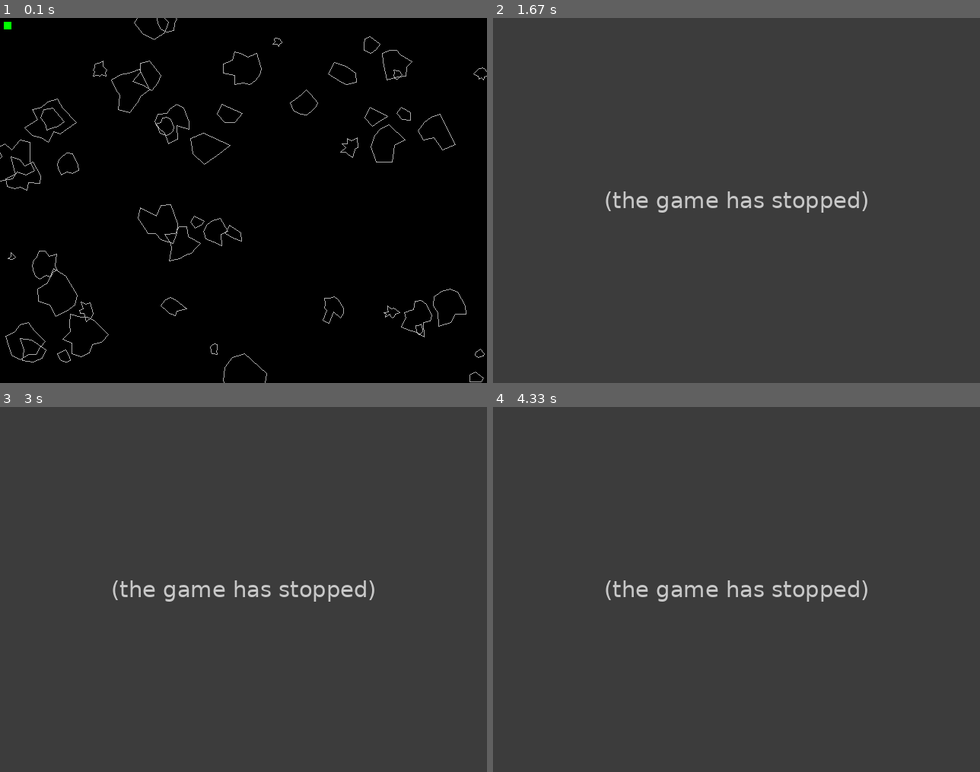
Above: before the commit, frames 1-4 (two rows, left to right).
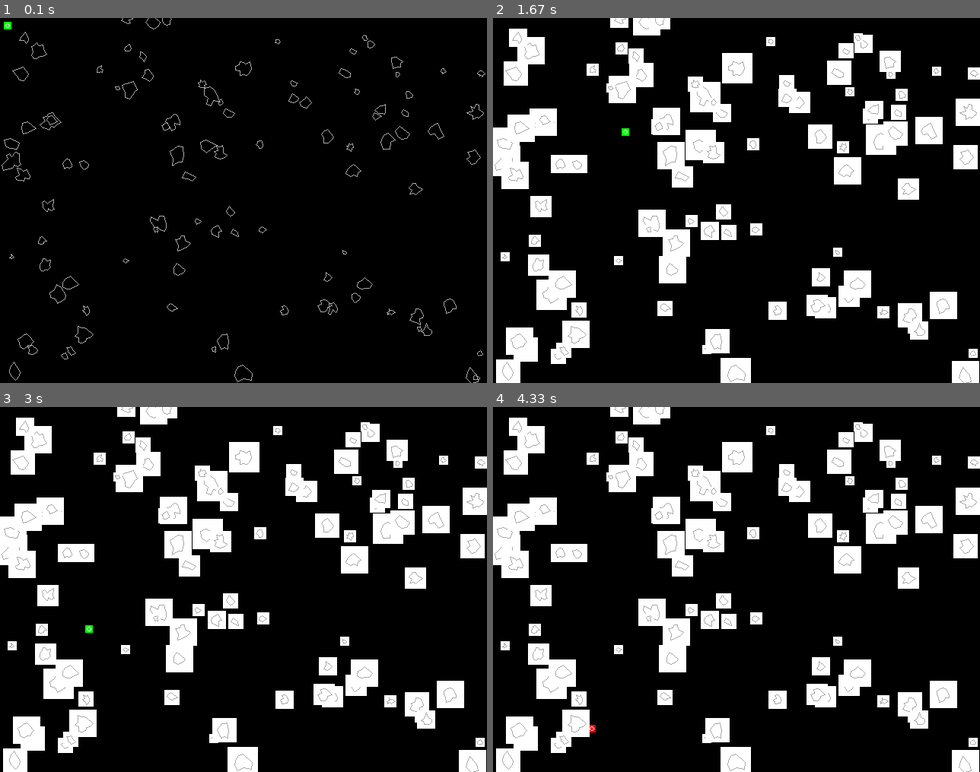
Above: after the commit, the same moments.

Repository: ilvrak/asteroid-blaster
Game: pygame game, started from test_asteroids_oop.py
The game is run twice, just before and just after one commit, with the same random seed, the same clock (stepped at 60 frames per second) and the same inputs.
Inputs (mouse positions are in pixels of both pictures, inside the frame that each line leads up to):
- Up to frame 1 (0.1 s): no input
- Up to frame 2 (1.67 s): tap M at 0.33 s; click (785, 280) at 0.72 s; click (916, 328) at 1.05 s; click (619, 127) at 1.38 s
- Up to frame 3 (3 s): click (243, 633) at 1.72 s; click (175, 512) at 2.05 s; click (413, 684) at 2.38 s; click (87, 626) at 2.72 s
- Up to frame 4 (4.33 s): click (595, 520) at 3.05 s; click (619, 655) at 3.38 s; click (911, 673) at 3.72 s; click (590, 724) at 4.05 s

The runs differ from the first frame. In frame 1, 2.7% of the frame differs, in the area x 0-100%, y 0-100%; in frame 2, 100%; in frame 3, 100%; in frame 4, 100%.
Error before the commit: AttributeError: 'Asteroid' object has no attribute 'mask_image' (test_asteroids_oop.py line 53); the game stopped at 0.35 s (later frames are placeholders)

Commit message:
updates updates

Diff:
--- a/test_asteroids_oop.py
+++ b/test_asteroids_oop.py
@@ -1,11 +1,14 @@
 import pygame as pg
 import random
 import math
+import sys
 
 
-class Asteroid:
+class Asteroid(pg.sprite.Sprite):
     def __init__(self, space, center, mu, sigma, radius, num_points):
+        super().__init__()
         self.space = space
+
         self.center = center
         self.x = center[0]
         self.y = center[1]
@@ -14,8 +17,15 @@
         self.radius = radius
         self.num_points = num_points
         self.points = self.generate_polygon()
-        self.rect = self.get_rect()
-        self.mask = self.get_mask()
+        self.rect = pg.Rect(self.x - self.radius, self.y - self.radius, self.radius * 2, self.radius * 2)
+
+        self.image = pg.Surface((self.radius * 2, self.radius * 2), pg.SRCALPHA)
+        self.image.fill('black')
+        pg.draw.polygon(self.image, 'white', self.points)  # проблема здесь, координаты не подходят для этой поверхности
+        self.image.set_colorkey('white')
+        # self.rect = self.image.get_rect()
+        self.mask = pg.mask.from_surface(self.image)
+        self.mask_image = self.mask.to_surface()
 
     def generate_polygon(self):
         def linspace(start, stop, num_steps):
@@ -33,15 +43,15 @@
             points.append([x, y])
         return points
 
-    def get_rect(self):
-        return pg.Rect(self.x - self.radius, self.y - self.radius, self.radius * 2, self.radius * 2)
+    # def get_rect(self):
+    #     return pg.Rect(self.x - self.radius, self.y - self.radius, self.radius * 2, self.radius * 2)
 
-    def get_mask(self):
-        mask_surface = pg.Surface((self.radius * 2, self.radius * 2), pg.SRCALPHA)
-        pg.draw.polygon(mask_surface, (255, 255, 255), self.points)
-        mask_surface.fill((255, 255, 255))
-        mask_surface.set_colorkey((255, 255, 255))
-        return pg.mask.from_surface(mask_surface)
+    # def get_mask(self):
+    #     mask_surface = pg.Surface((self.radius * 2, self.radius * 2), pg.SRCALPHA)
+    #     pg.draw.polygon(mask_surface, (255, 255, 255), self.points)
+    #     mask_surface.fill((255, 255, 255))
+    #     mask_surface.set_colorkey((255, 255, 255))
+    #     return pg.mask.from_surface(mask_surface)
 
     def update(self):
         pass
@@ -50,31 +60,30 @@
         if self.space.show_collide_rects:
             pg.draw.rect(self.space.game.screen, 'orchid4', self.rect, 1)
         if self.space.show_collide_masks:
-            self.space.game.screen.blit(self.mask_image, self.position)
+            self.space.game.screen.blit(self.mask_image, self.rect)
         if self.space.show_objects:
             pg.draw.polygon(self.space.game.screen, 'darkgray', self.points, 1)
 
+    def kill(self):
+        pass
 
-class Mouse:
+
+class Mouse(pg.sprite.Sprite):
     def __init__(self, space):
+        super().__init__()
         self.space = space
-        self.surface = pg.Surface((10, 10))
-        self.mask = pg.mask.from_surface(self.surface)
+        self.position = pg.mouse.get_pos()
+        self.image = pg.Surface((10, 10))
+        self.rect = self.image.get_rect()
         self.color = 'red'
-        self.position = pg.mouse.get_pos()
-        self.rect = self.get_rect()
-        self.mask_image = self.get_mask()
-
-    def get_rect(self):
-        return self.surface.get_rect(topleft=self.position)
-
-    def get_mask(self):
-        return self.mask.to_surface()
+        self.mask = pg.mask.from_surface(self.image)
+        self.mask_image = self.mask.to_surface()
 
     def update(self):
         self.position = pg.mouse.get_pos()
-        self.rect = self.surface.get_rect(topleft=self.position)
-        self.mask = pg.mask.from_surface(self.surface)
+        self.rect.topleft = self.position
+        self.mask = pg.mask.from_surface(self.image)
+        self.mask_image = self.mask.to_surface()
 
     def draw(self):
         if self.space.show_collide_rects:
@@ -82,30 +91,30 @@
         if self.space.show_collide_masks:
             self.space.game.screen.blit(self.mask_image, self.position)
         if self.space.show_objects:
-            self.space.game.screen.blit(self.surface, self.position)
-            self.surface.fill(self.color)
+            self.space.game.screen.blit(self.image, self.position)
+            self.image.fill(self.color)
+            pg.draw.circle(self.image, 'white', (5, 5), 3, 1)
 
 
 class Space:
-    def __init__(self, game, asteroids_number=50, asteroids_sizes=(5, 25), asteroid_vertices=(5, 15)):
+    def __init__(self, game):
         self.game = game
         self.mouse = Mouse(self)
-        self.asteroids = []
-        self.asteroids_number = asteroids_number
-        self.asteroids_sizes = asteroids_sizes
-        self.asteroid_vertices = asteroid_vertices
+        self.asteroids = self.generate_asteroids()
         self.show_collide_rects = False
         self.show_collide_masks = False
         self.show_objects = True
 
-    def generate_asteroids(self):
-        for _ in range(self.asteroids_number):
+    def generate_asteroids(self, asteroids_number=100, asteroids_sizes=(3, 10), asteroid_vertices=(5, 15)):
+        asteroids = []
+        for _ in range(asteroids_number):
             x = random.randint(0, self.game.screen_res[0])
             y = random.randint(0, self.game.screen_res[1])
-            size = random.randint(*self.asteroids_sizes)
-            vertices = random.randint(*self.asteroid_vertices)
+            size = random.randint(*asteroids_sizes)
+            vertices = random.randint(*asteroid_vertices)
             asteroid = Asteroid(self, (x, y), size, size / 4, size * 2, vertices)
-            self.asteroids.append(asteroid)
+            asteroids.append(asteroid)
+        return asteroids
 
     def check_collision(self):
         collision_index = self.mouse.rect.collidelist([asteroid.rect for asteroid in self.asteroids])
@@ -126,6 +135,11 @@
             asteroid.draw()
 
 
+class Level:
+    def __init__(self):
+        pass
+
+
 class Game:
     def __init__(self, screen_res, fps):
         pg.init()
@@ -136,9 +150,7 @@
         self.running = True
         self.fps = fps
         pg.mouse.set_visible(False)
-
         self.space = Space(self)
-        self.space.generate_asteroids()
 
     def check_events(self):
         for event in pg.event.get():
@@ -166,7 +178,11 @@
             self.check_events()
             self.update()
             self.draw()
+        self.close()
+
+    def close(self):
         pg.quit()
+        sys.exit()
 
 
 if __name__ == '__main__':
